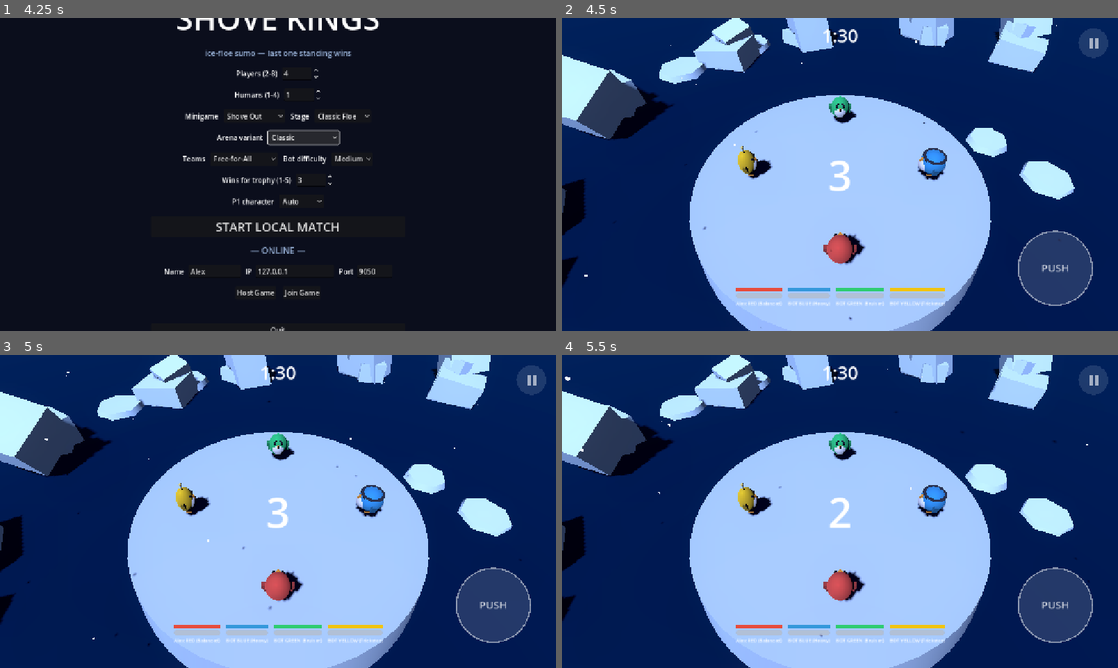
Above: before the commit, frames 1-4 (two rows, left to right).
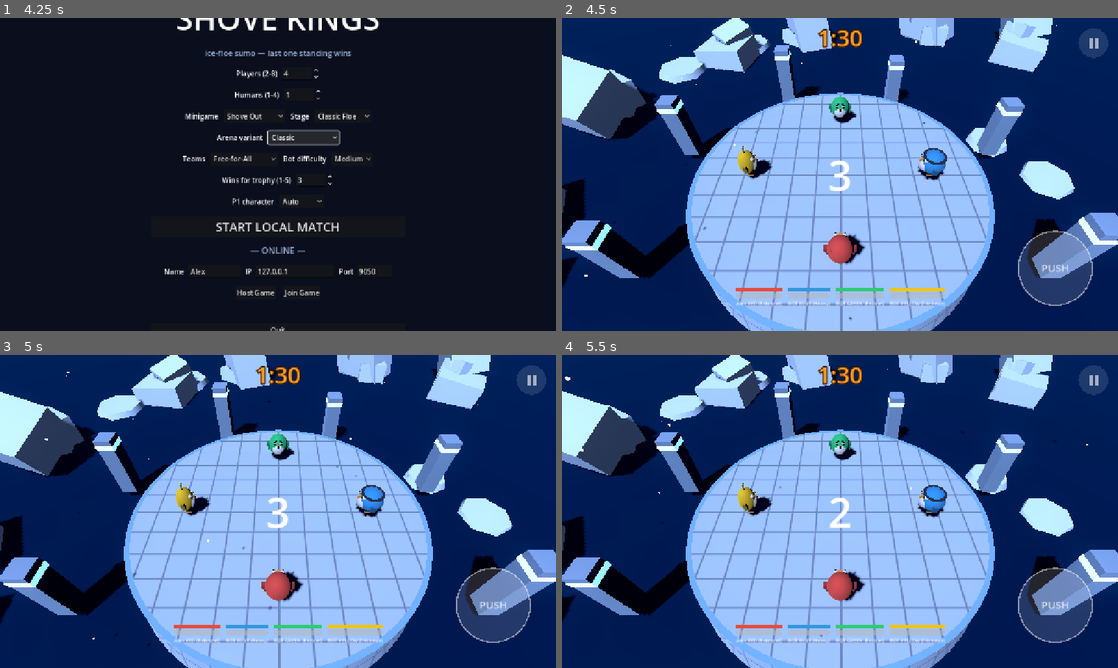
Above: after the commit, the same moments.

Repository: daniyaljavaid/Crash-Bash-2.0
Game: Godot game, scene res://scenes/main_menu.tscn
Same seed, same stepped clock (60 frames per second), same inputs: the game is played once before the commit and once after it.
Inputs (mouse positions are in pixels of both pictures, inside the frame that each line leads up to):
- Up to frame 1 (4.25 s): click (216, 271) at 0.52 s; type "Alex" at 0.6 s; click "Classic Floe" at 1.25 s; click "Classic Floe" at 2 s; click "Classic" at 2.75 s; click "Classic" at 3.5 s
- Up to frame 2 (4.5 s): click "START LOCAL MATCH" at 4.25 s
- Up to frame 3 (5 s): no input
- Up to frame 4 (5.5 s): tap Enter (p2_charge) at 5 s; move the mouse to (962, 495) at 5.02 s; hold D (p1_right) from 5.03 s (still down); hold Space (p1_charge) from 5.03 s (still down); click (962, 495) at 5.17 s

Frame 1 is identical in both runs. In frame 2, 15% of the frame differs, in the area x 0-100%, y 3-100%; in frame 3, 15%; in frame 4, 15%.

Commit message:
Visual overhaul: tiled floors, rim glow, themed enclosures, eyes
Closes the "too basic" gap against classic party-game production
values, all still procedural:

- Floors: generated tile textures (grout + per-tile jitter) applied
  triplanar, tinted per minigame; headless servers keep flat colors.
- Rim glow: an emissive accent band hugs every platform edge (both
  edges on the race ring, strips on the square courtyard).
- Enclosures (ArenaDressing, presentation-only): glowing ice totems
  ring Shove Out; stone walls + torch pillars frame the Tile Rush
  courtyard; a pine forest surrounds Snow Brawl; Puck Panic becomes a
  floodlit stadium with two bleacher arcs of spectator penguins;
  Boulder Brawl gets glowing crystal spires; Floe Dash gets banner
  poles around the track.
- Penguins: real eyes (white sclera + pupils) replace the black dots.
- HUD: big orange outlined round timer.

Co-Authored-By: Claude Fable 5 <noreply@anthropic.com>

Diff:
--- a/scenes/hud.tscn
+++ b/scenes/hud.tscn
@@ -14,9 +14,12 @@
 layout_mode = 1
 anchors_preset = 10
 anchor_right = 1.0
-offset_top = 10.0
-offset_bottom = 64.0
-theme_override_font_sizes/font_size = 42
+offset_top = 8.0
+offset_bottom = 72.0
+theme_override_font_sizes/font_size = 52
+theme_override_colors/font_color = Color(1, 0.62, 0.15, 1)
+theme_override_colors/font_outline_color = Color(0.2, 0.08, 0, 1)
+theme_override_constants/outline_size = 10
 text = "1:30"
 horizontal_alignment = 1
 
--- a/scenes/player.tscn
+++ b/scenes/player.tscn
@@ -15,8 +15,12 @@
 height = 0.8
 
 [sub_resource type="SphereMesh" id="mesh_eye"]
-radius = 0.07
-height = 0.14
+radius = 0.095
+height = 0.19
+
+[sub_resource type="SphereMesh" id="mesh_pupil"]
+radius = 0.045
+height = 0.09
 
 [sub_resource type="PrismMesh" id="mesh_beak"]
 size = Vector3(0.22, 0.16, 0.26)
@@ -51,6 +55,14 @@
 transform = Transform3D(1, 0, 0, 0, 1, 0, 0, 0, 1, 0.16, 0.22, -0.36)
 mesh = SubResource("mesh_eye")
 
+[node name="PupilL" type="MeshInstance3D" parent="Visual"]
+transform = Transform3D(1, 0, 0, 0, 1, 0, 0, 0, 1, -0.16, 0.23, -0.43)
+mesh = SubResource("mesh_pupil")
+
+[node name="PupilR" type="MeshInstance3D" parent="Visual"]
+transform = Transform3D(1, 0, 0, 0, 1, 0, 0, 0, 1, 0.16, 0.23, -0.43)
+mesh = SubResource("mesh_pupil")
+
 [node name="Beak" type="MeshInstance3D" parent="Visual"]
 transform = Transform3D(1, 0, 0, 0, 0, 1, 0, -1, 0, 0, 0.05, -0.48)
 mesh = SubResource("mesh_beak")
--- a/scripts/arena.gd
+++ b/scripts/arena.gd
@@ -46,6 +46,9 @@
 		var scenery := Scenery.new()
 		add_child(scenery)
 		scenery.build(_view.arena_radius)
+		var dressing := ArenaDressing.new()
+		add_child(dressing)
+		dressing.build(MatchConfig.minigame, _view.arena_radius)
 	_camera_rig.setup(_view)
 	_hud.bind_sim(_view)
 	_view.player_eliminated.connect(_on_player_eliminated)
--- /dev/null
+++ b/scripts/arena_dressing.gd
@@ -0,0 +1,224 @@
+class_name ArenaDressing
+extends Node3D
+## Presentation-only arena set dressing: themed enclosures that make each
+## minigame read as a real place instead of a disc floating in the void.
+## Everything is procedural primitives; skipped entirely on headless servers.
+
+const GOLDEN_ANGLE := 2.399963
+
+const CROWD_COLORS: Array = [
+	Color(0.9, 0.3, 0.25), Color(0.25, 0.55, 0.9), Color(0.3, 0.8, 0.4),
+	Color(0.95, 0.8, 0.25), Color(0.7, 0.45, 0.85), Color(0.95, 0.55, 0.2)]
+
+
+static func theme_accent(mg: int) -> Color:
+	match mg:
+		MatchConfig.Minigame.TILE:
+			return Color(1.0, 0.55, 0.3)
+		MatchConfig.Minigame.SNOW:
+			return Color(0.7, 0.85, 1.0)
+		MatchConfig.Minigame.GOAL:
+			return Color(0.3, 0.9, 1.0)
+		MatchConfig.Minigame.BOULDER:
+			return Color(0.4, 1.0, 0.8)
+		MatchConfig.Minigame.RACE:
+			return Color(1.0, 0.75, 0.2)
+		_:
+			return Color(0.45, 0.7, 1.0)
+
+
+func build(mg: int, radius: float) -> void:
+	match mg:
+		MatchConfig.Minigame.SHOVE:
+			_totem_ring(radius, 8, theme_accent(mg))
+		MatchConfig.Minigame.TILE:
+			_courtyard_walls(radius, theme_accent(mg))
+		MatchConfig.Minigame.SNOW:
+			_pine_forest(radius)
+		MatchConfig.Minigame.GOAL:
+			_stadium(radius, theme_accent(mg))
+		MatchConfig.Minigame.BOULDER:
+			_crystal_spires(radius, theme_accent(mg))
+		MatchConfig.Minigame.RACE:
+			_race_flags(radius)
+
+
+# --- shared pieces -----------------------------------------------------------
+
+func _flat(color: Color, emissive := false, energy := 1.0) -> StandardMaterial3D:
+	var mat := StandardMaterial3D.new()
+	mat.albedo_color = color
+	if emissive:
+		mat.emission_enabled = true
+		mat.emission = color
+		mat.emission_energy_multiplier = energy
+	return mat
+
+
+func _pillar(pos: Vector3, height: float, width: float, color: Color,
+		stripe: Color) -> void:
+	var body := MeshInstance3D.new()
+	var mesh := BoxMesh.new()
+	mesh.size = Vector3(width, height, width)
+	body.mesh = mesh
+	body.material_override = _flat(color)
+	body.position = pos + Vector3(0, height * 0.5 - 2.0, 0)
+	add_child(body)
+	var band := MeshInstance3D.new()
+	var bmesh := BoxMesh.new()
+	bmesh.size = Vector3(width * 1.06, 0.28, width * 1.06)
+	band.mesh = bmesh
+	band.material_override = _flat(stripe, true, 1.4)
+	band.position = pos + Vector3(0, height - 2.45, 0)
+	add_child(band)
+
+
+func _pine(pos: Vector3, s: float) -> void:
+	var trunk := MeshInstance3D.new()
+	var tm := CylinderMesh.new()
+	tm.top_radius = 0.14 * s
+	tm.bottom_radius = 0.2 * s
+	tm.height = 0.8 * s
+	trunk.mesh = tm
+	trunk.material_override = _flat(Color(0.4, 0.28, 0.2))
+	trunk.position = pos + Vector3(0, 0.4 * s - 2.0, 0)
+	add_child(trunk)
+	for i in 3:
+		var cone := MeshInstance3D.new()
+		var cm := CylinderMesh.new()
+		cm.top_radius = 0.0
+		cm.bottom_radius = (1.1 - i * 0.28) * s
+		cm.height = 1.0 * s
+		cm.radial_segments = 8
+		cone.mesh = cm
+		cone.material_override = _flat(Color(0.2, 0.45, 0.3).lightened(i * 0.12))
+		cone.position = pos + Vector3(0, (0.9 + i * 0.62) * s - 2.0, 0)
+		add_child(cone)
+
+
+## A tiny spectator: round body, belly, no limbs — reads at distance.
+func _spectator(pos: Vector3, color: Color, face_angle: float) -> void:
+	var body := MeshInstance3D.new()
+	var bm := SphereMesh.new()
+	bm.radius = 0.34
+	bm.height = 0.62
+	bm.radial_segments = 8
+	bm.rings = 4
+	body.mesh = bm
+	body.material_override = _flat(color)
+	body.position = pos
+	body.rotation.y = face_angle
+	add_child(body)
+	var belly := MeshInstance3D.new()
+	var lm := SphereMesh.new()
+	lm.radius = 0.2
+	lm.height = 0.36
+	lm.radial_segments = 8
+	lm.rings = 4
+	belly.mesh = lm
+	belly.material_override = _flat(Color(0.95, 0.96, 1.0))
+	belly.position = pos + Vector3(-sin(face_angle), -0.06, -cos(face_angle)) * 0.18
+	add_child(belly)
+
+
+# --- per-mode enclosures -----------------------------------------------------
+
+func _totem_ring(radius: float, count: int, accent: Color) -> void:
+	for i in count:
+		var a := TAU * float(i) / count + PI / count
+		var pos := Vector3(sin(a), 0, cos(a)) * radius * 1.45
+		_pillar(pos, 3.2 + fposmod(i * 0.7, 1.0), 0.9, Color(0.55, 0.68, 0.82), accent)
+
+
+func _courtyard_walls(radius: float, accent: Color) -> void:
+	# Low stone walls just off each side, torch pillars at the corners.
+	for i in 4:
+		var a := TAU * i / 4.0
+		var wall := MeshInstance3D.new()
+		var mesh := BoxMesh.new()
+		mesh.size = Vector3(radius * 1.7, 1.1, 0.6)
+		wall.mesh = mesh
+		wall.material_override = _flat(Color(0.42, 0.4, 0.52))
+		wall.position = Vector3(sin(a), 0, cos(a)) * radius * 1.35 + Vector3(0, -1.45, 0)
+		wall.rotation.y = a + PI * 0.5
+		add_child(wall)
+	for i in 4:
+		var a := TAU * i / 4.0 + PI / 4.0
+		_pillar(Vector3(sin(a), 0, cos(a)) * radius * 1.6, 3.4, 0.8,
+			Color(0.4, 0.38, 0.5), accent)
+
+
+func _pine_forest(radius: float) -> void:
+	for i in 14:
+		var a := i * GOLDEN_ANGLE
+		var r := radius * (1.35 + 0.5 * fposmod(i * 0.618, 1.0))
+		_pine(Vector3(sin(a), 0, cos(a)) * r, 1.6 + fposmod(i * 0.41, 1.0) * 1.4)
+
+
+func _stadium(radius: float, accent: Color) -> void:
+	# Bleacher arcs with a penguin crowd + floodlight posts. Game night.
+	for row in 2:
+		var bleacher_r := radius * (1.35 + row * 0.16)
+		var seats := 14 + row * 4
+		for i in seats:
+			var a := TAU * float(i) / seats + row * 0.11
+			var pos := Vector3(sin(a), -1.1 + row * 0.55, cos(a)) * bleacher_r
+			pos.y = -1.1 + row * 0.55
+			_spectator(pos, CROWD_COLORS[(i + row) % CROWD_COLORS.size()], a)
+	for i in 4:
+		var a := TAU * i / 4.0 + PI / 4.0
+		var pos := Vector3(sin(a), 0, cos(a)) * radius * 1.7
+		_pillar(pos, 5.0, 0.5, Color(0.5, 0.58, 0.68), accent)
+		var lamp := MeshInstance3D.new()
+		var lm := SphereMesh.new()
+		lm.radius = 0.42
+		lm.height = 0.84
+		lamp.mesh = lm
+		lamp.material_override = _flat(Color(1.0, 0.98, 0.9), true, 2.2)
+		lamp.position = pos + Vector3(0, 3.2, 0)
+		add_child(lamp)
+
+
+func _crystal_spires(radius: float, accent: Color) -> void:
+	for i in 9:
+		var a := i * GOLDEN_ANGLE + 0.8
+		var r := radius * (1.3 + 0.45 * fposmod(i * 0.37, 1.0))
+		var spire := MeshInstance3D.new()
+		var mesh := CylinderMesh.new()
+		mesh.top_radius = 0.0
+		mesh.bottom_radius = 0.55 + fposmod(i * 0.53, 1.0) * 0.4
+		mesh.height = 2.6 + fposmod(i * 0.71, 1.0) * 2.4
+		mesh.radial_segments = 5
+		spire.mesh = mesh
+		var lit := i % 3 == 0
+		spire.material_override = _flat(
+			accent.darkened(0.2) if lit else Color(0.28, 0.33, 0.4), lit, 0.8)
+		spire.position = Vector3(sin(a), mesh.height * 0.5 - 2.2, cos(a)) * 1.0 * r
+		spire.position.y = mesh.height * 0.5 - 2.2
+		spire.rotation.y = i * 1.3
+		add_child(spire)
+
+
+func _race_flags(radius: float) -> void:
+	for i in 10:
+		var a := TAU * float(i) / 10.0
+		var pos := Vector3(sin(a), 0, cos(a)) * radius * 1.28
+		var pole := MeshInstance3D.new()
+		var pm := CylinderMesh.new()
+		pm.top_radius = 0.05
+		pm.bottom_radius = 0.07
+		pm.height = 2.6
+		pole.mesh = pm
+		pole.material_override = _flat(Color(0.75, 0.78, 0.85))
+		pole.position = pos + Vector3(0, 1.3 - 2.0, 0)
+		add_child(pole)
+		var banner := MeshInstance3D.new()
+		var bm := PrismMesh.new()
+		bm.size = Vector3(0.75, 0.5, 0.06)
+		banner.mesh = bm
+		banner.material_override = _flat(
+			CROWD_COLORS[i % CROWD_COLORS.size()], true, 0.4)
+		banner.rotation.z = -PI * 0.5
+		banner.rotation.y = a + PI * 0.5
+		banner.position = pos + Vector3(0, 2.25 - 2.0, 0)
+		add_child(banner)
--- a/scripts/net/client_replica.gd
+++ b/scripts/net/client_replica.gd
@@ -55,7 +55,7 @@
 	var platform := MatchSim.build_platform(arena_radius,
 		MatchSim.shape_for_minigame(MatchConfig.minigame),
 		MatchSim.platform_color_for_minigame(MatchConfig.minigame),
-		stage.get("hole", 0.45))
+		stage.get("hole", 0.45), ArenaDressing.theme_accent(MatchConfig.minigame))
 	add_child(platform)
 	_platform_shape = platform.get_meta("shape") if platform.has_meta("shape") else null
 	_platform_mesh = platform.get_meta("mesh") if platform.has_meta("mesh") else null
--- a/scripts/sim/match_sim.gd
+++ b/scripts/sim/match_sim.gd
@@ -55,7 +55,7 @@
 	_initial_radius = arena_radius
 	var platform := build_platform(arena_radius,
 		shape_for_minigame(minigame), platform_color_for_minigame(minigame),
-		stage.get("hole", 0.45))
+		stage.get("hole", 0.45), ArenaDressing.theme_accent(minigame))
 	add_child(platform)
 	_platform_shape = platform.get_meta("shape") if platform.has_meta("shape") else null
 	_platform_mesh = platform.get_meta("mesh") if platform.has_meta("mesh") else null
@@ -286,15 +286,76 @@
 	mesh.bottom_radius = radius + 0.35
 
 
+## Procedural tiled floor texture: grout lines + per-tile brightness jitter.
+## Presentation only; headless servers keep a flat color.
+static func _make_floor_texture(base: Color) -> ImageTexture:
+	var img := Image.create(256, 256, false, Image.FORMAT_RGB8)
+	var tile := 32
+	for y in 256:
+		for x in 256:
+			var c: Color
+			if x % tile < 2 or y % tile < 2:
+				c = base.darkened(0.32)
+			else:
+				var h := float((((x / tile) * 73856093) ^ ((y / tile) * 19349663)) % 997) / 997.0
+				c = base.lightened(h * 0.12 - 0.04)
+			img.set_pixel(x, y, c)
+	return ImageTexture.create_from_image(img)
+
+
+## Glowing rim band hugging the platform edge — instant "produced arena" look.
+static func _add_rim_glow(platform: Node3D, radius: float, accent: Color,
+		p_shape: PlatformShape, hole_fraction: float) -> void:
+	var mat := StandardMaterial3D.new()
+	mat.albedo_color = accent
+	mat.emission_enabled = true
+	mat.emission = accent
+	mat.emission_energy_multiplier = 1.6
+	mat.shading_mode = BaseMaterial3D.SHADING_MODE_UNSHADED
+	var radii: Array = []
+	if p_shape == PlatformShape.RING:
+		radii = [radius, radius * hole_fraction]
+	elif p_shape == PlatformShape.CIRCLE:
+		radii = [radius]
+	for r in radii:
+		var band := MeshInstance3D.new()
+		var torus := TorusMesh.new()
+		torus.inner_radius = r - 0.1
+		torus.outer_radius = r + 0.12
+		torus.rings = 64
+		band.mesh = torus
+		band.material_override = mat
+		band.scale = Vector3(1, 0.16, 1)
+		band.position = Vector3(0, 0.05, 0)
+		platform.add_child(band)
+	if p_shape == PlatformShape.SQUARE:
+		for i in 4:
+			var a := TAU * i / 4.0
+			var strip := MeshInstance3D.new()
+			var mesh := BoxMesh.new()
+			mesh.size = Vector3(radius * 2.0 + 0.2, 0.08, 0.22)
+			strip.mesh = mesh
+			strip.material_override = mat
+			strip.position = Vector3(sin(a), 0, cos(a)) * radius + Vector3(0, 0.05, 0)
+			strip.rotation.y = a + PI * 0.5
+			platform.add_child(strip)
+
+
 ## Also used by ClientReplica for the visual copy of the arena. The returned
 ## node only carries "shape"/"mesh" meta for CIRCLE — the melting variant is a
 ## no-op on square courtyards and ring tracks.
 static func build_platform(radius: float,
 		p_shape := PlatformShape.CIRCLE, color := Color(0.78, 0.88, 0.97),
-		hole_fraction := 0.45) -> Node3D:
+		hole_fraction := 0.45, accent := Color(0.45, 0.7, 1.0)) -> Node3D:
+	var dressed := DisplayServer.get_name() != "headless"
 	var mat := StandardMaterial3D.new()
 	mat.albedo_color = color
-	mat.roughness = 0.15
+	mat.roughness = 0.3
+	if dressed:
+		mat.albedo_color = Color.WHITE.lerp(color, 0.25) # texture carries the hue
+		mat.albedo_texture = _make_floor_texture(color)
+		mat.uv1_triplanar = true
+		mat.uv1_scale = Vector3(0.105, 0.105, 0.105)
 
 	if p_shape == PlatformShape.RING:
 		# CSG ring: outer disc minus a center hole — fall through the middle.
@@ -314,6 +375,8 @@
 		hole.sides = 32
 		hole.operation = CSGShape3D.OPERATION_SUBTRACTION
 		outer.add_child(hole)
+		if dressed:
+			_add_rim_glow(outer, radius, accent, p_shape, hole_fraction)
 		return outer
 
 	var platform := StaticBody3D.new()
@@ -349,6 +412,8 @@
 	mesh_i.material_override = mat
 	platform.add_child(shape)
 	platform.add_child(mesh_i)
+	if dressed:
+		_add_rim_glow(platform, radius, accent, p_shape, hole_fraction)
 	return platform
 
 
--- a/scripts/sim/sim_player.gd
+++ b/scripts/sim/sim_player.gd
@@ -54,9 +54,12 @@
 	$Visual/FlipperR.material_override = _flat(color.darkened(0.25))
 	var white := _flat(Color(0.95, 0.96, 1.0))
 	$Visual/Belly.material_override = white
-	var eye := _flat(Color(0.08, 0.08, 0.1))
+	var eye := _flat(Color(0.97, 0.97, 1.0))
 	$Visual/EyeL.material_override = eye
 	$Visual/EyeR.material_override = eye
+	var pupil := _flat(Color(0.06, 0.06, 0.08))
+	$Visual/PupilL.material_override = pupil
+	$Visual/PupilR.material_override = pupil
 	var orange := _flat(Color(0.95, 0.6, 0.15))
 	$Visual/Beak.material_override = orange
 	$Visual/FootL.material_override = orange
Not shown: 1 places in scenes/player.tscn that only renumber resources
Not shown, added: scripts/arena_dressing.gd.uid
